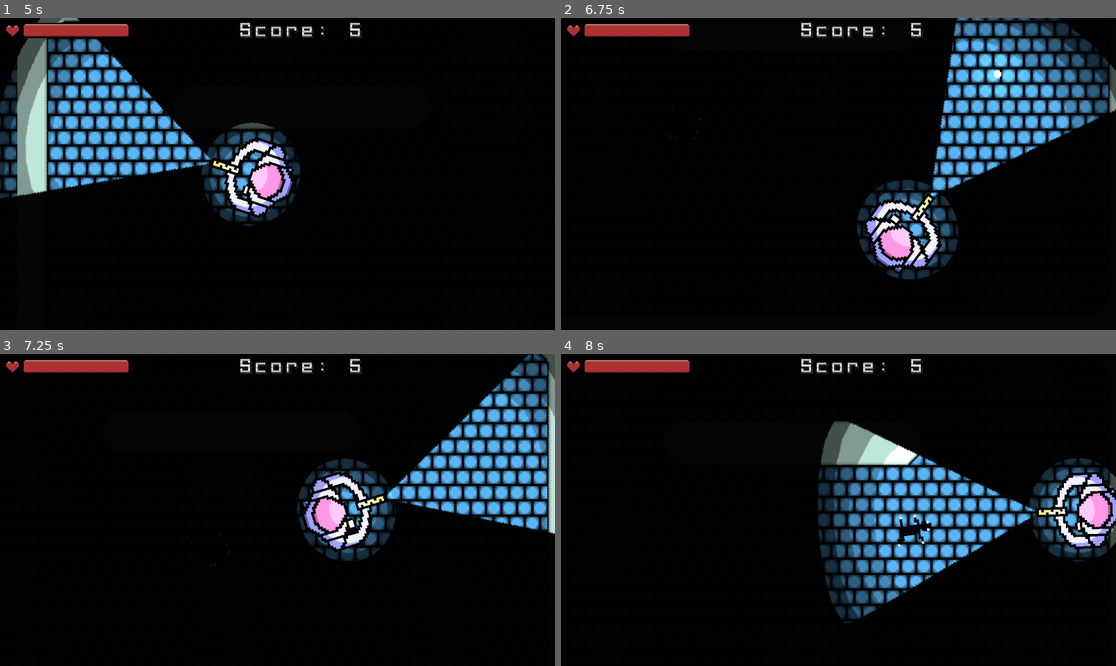
Above: before the commit, frames 1-4 (two rows, left to right).
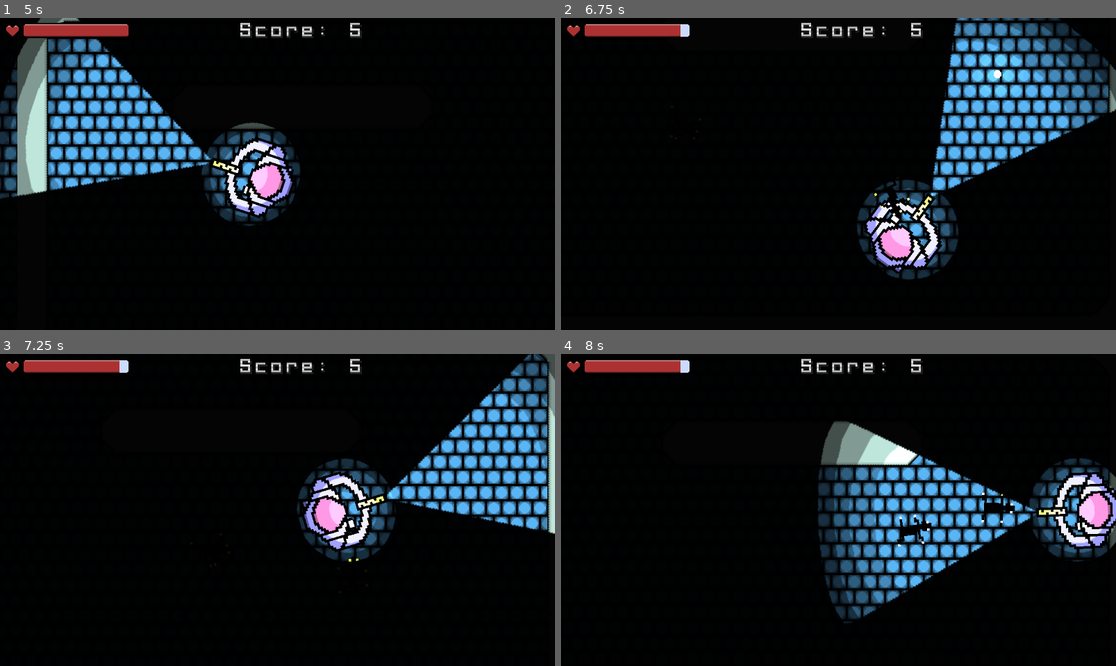
Above: after the commit, the same moments.

Repository: AnthonyDeSantiago/SPACE
Game: Godot game, scene res://Scenes/anthony_level.tscn
Same seed, same stepped clock (60 frames per second), same inputs: the game is played once before the commit and once after it. This scene is started directly instead of the project's main scene.
Inputs (mouse positions are in pixels of both pictures, inside the frame that each line leads up to):
- Up to frame 1 (5 s): tap Enter at 0.5 s; move the mouse to (399, 158) at 0.52 s; press the mouse at (399, 158) at 0.53 s; hold D (right) 0.53-1.28 s; move the mouse to (166, 189) at 1.27 s; release the mouse at (166, 189) at 1.28 s; hold S (down) 1.28-2.03 s; click (166, 189) at 1.35 s; move the mouse to (333, 105) at 2.02 s; press the mouse at (333, 105) at 2.03 s; hold D (right) 2.03-2.78 s; move the mouse to (249, 236) at 2.77 s; release the mouse at (249, 236) at 2.78 s; hold W (up) 2.78-3.53 s; click (249, 236) at 2.85 s; move the mouse to (444, 220) at 3.52 s; press the mouse at (444, 220) at 3.53 s; hold A (left) from 3.53 s (still down); move the mouse to (111, 127) at 4.27 s; release the mouse at (111, 127) at 4.28 s; click (111, 127) at 4.35 s
- Up to frame 2 (6.75 s): move the mouse to (866, 174) at 5.02 s; release A (left) at 5.03 s; press the mouse at (866, 174) at 5.03 s; hold S (down) 5.03-5.78 s; move the mouse to (755, 96) at 5.77 s; release the mouse at (755, 96) at 5.78 s; hold D (right) 5.78-6.53 s; click (755, 96) at 5.85 s; move the mouse to (960, 158) at 6.52 s; press the mouse at (960, 158) at 6.53 s; hold W (up) from 6.53 s (still down)
- Up to frame 3 (7.25 s): keep holding W (up)
- Up to frame 4 (8 s): move the mouse to (727, 525) at 7.27 s; release W (up) at 7.28 s; release the mouse at (727, 525) at 7.28 s; hold D (right) from 7.28 s (still down); click (727, 525) at 7.35 s

Frame 1 is identical in both runs. In frame 2, 0.2% of the frame differs, in the area x 21-63%, y 2-64%; in frame 3, less than 0.1%; in frame 4, 0.3%, in the area x 21-82%, y 2-55%.

Commit message:
Added Game Over Menu

Diff:
--- a/Scenes/anthony_level.tscn
+++ b/Scenes/anthony_level.tscn
@@ -10,6 +10,9 @@
 [ext_resource type="Texture2D" uid="uid://c4sqtoid3sqpy" path="res://Art/UI_Art/Health_Bar_Fill.png" id="7_oq3cs"]
 [ext_resource type="Texture2D" uid="uid://dghessuscq8fr" path="res://Art/UI_Art/Health_Bar_Boundaryl.png" id="7_w6wkt"]
 [ext_resource type="FontFile" uid="uid://bkq320xoojj7b" path="res://Art/UI_Art/CONCHARS.png" id="10_7o4x7"]
+[ext_resource type="Texture2D" uid="uid://dqo7r6by1na8r" path="res://Art/UI_Art/empty_button.png" id="11_qmhb5"]
+[ext_resource type="Texture2D" uid="uid://b8h2f21dxflnx" path="res://Art/UI_Art/empty_button_hover.png" id="12_oei43"]
+[ext_resource type="Texture2D" uid="uid://bm1wpagblab75" path="res://Art/UI_Art/empty_button_pressed.png" id="12_ucsna"]
 
 [sub_resource type="TileSetAtlasSource" id="TileSetAtlasSource_1sbgy"]
 texture = ExtResource("2_hdnbv")
@@ -117,6 +120,14 @@
 font = ExtResource("10_7o4x7")
 font_size = 32
 
+[sub_resource type="LabelSettings" id="LabelSettings_vrn6s"]
+font = ExtResource("10_7o4x7")
+font_size = 64
+
+[sub_resource type="LabelSettings" id="LabelSettings_mfno5"]
+font = ExtResource("10_7o4x7")
+font_size = 32
+
 [node name="Anthony_Level" type="Node2D"]
 script = ExtResource("1_ed44a")
 
@@ -180,6 +191,42 @@
 text = "0"
 label_settings = SubResource("LabelSettings_alcfc")
 
+[node name="Game_Over_Screen" type="CanvasLayer" parent="."]
+process_mode = 3
+visible = false
+
+[node name="VBoxContainer" type="VBoxContainer" parent="Game_Over_Screen"]
+offset_left = 323.0
+offset_top = 206.0
+offset_right = 899.0
+offset_bottom = 270.0
+
+[node name="Game_Over_Text" type="Label" parent="Game_Over_Screen/VBoxContainer"]
+layout_mode = 2
+text = "Game Over"
+label_settings = SubResource("LabelSettings_vrn6s")
+
+[node name="Play_Again_Button" type="TextureButton" parent="Game_Over_Screen/VBoxContainer"]
+layout_mode = 2
+size_flags_vertical = 3
+texture_normal = ExtResource("11_qmhb5")
+texture_pressed = ExtResource("12_ucsna")
+texture_hover = ExtResource("12_oei43")
+stretch_mode = 0
+
+[node name="Label" type="Label" parent="Game_Over_Screen/VBoxContainer/Play_Again_Button"]
+layout_mode = 0
+offset_left = 131.0
+offset_top = 35.0
+offset_right = 451.0
+offset_bottom = 67.0
+text = "Play Again"
+label_settings = SubResource("LabelSettings_mfno5")
+
+[node name="Spawner2" parent="." instance=ExtResource("2_bqv8q")]
+position = Vector2(1103, 59)
+
 [connection signal="child_entered_tree" from="." to="." method="_on_child_entered_tree"]
 [connection signal="child_exiting_tree" from="." to="." method="_on_child_exiting_tree"]
 [connection signal="player_was_hurt" from="simple_char" to="." method="_on_simple_char_player_was_hurt"]
+[connection signal="pressed" from="Game_Over_Screen/VBoxContainer/Play_Again_Button" to="." method="_on_play_again_button_pressed"]
--- a/Scripts/level_script.gd
+++ b/Scripts/level_script.gd
@@ -5,6 +5,7 @@
 @onready var score_number = 0
 @onready var score_text_number: Label = $CanvasLayer/Score/Score_Number
 @onready var health_bar: TextureProgressBar = $"CanvasLayer/HUD/Health Bar"
+@onready var game_over_screen: CanvasLayer = $Game_Over_Screen
 
 func _on_child_entered_tree(node):
 	if node is enemy:
@@ -19,3 +20,15 @@
 
 func _on_simple_char_player_was_hurt(damage):
 	health_bar.value -= damage
+	if health_bar.value <= 0:
+		game_over_screen.visible = true
+		get_tree().paused = true
+
+
+
+
+
+func _on_play_again_button_pressed():
+	print("Play again pressed")
+	get_tree().paused = false
+	get_tree().change_scene_to_file("res://Scenes/anthony_level.tscn")
Binary file added: Art/UI_Art/empty_button.png
Not shown, added: Art/UI_Art/empty_button.png.import
Binary file added: Art/UI_Art/empty_button_hover.png
Not shown, added: Art/UI_Art/empty_button_hover.png.import
Binary file added: Art/UI_Art/empty_button_pressed.png
Not shown, added: Art/UI_Art/empty_button_pressed.png.import
Not shown: 1 places in Scenes/anthony_level.tscn that only renumber resources
